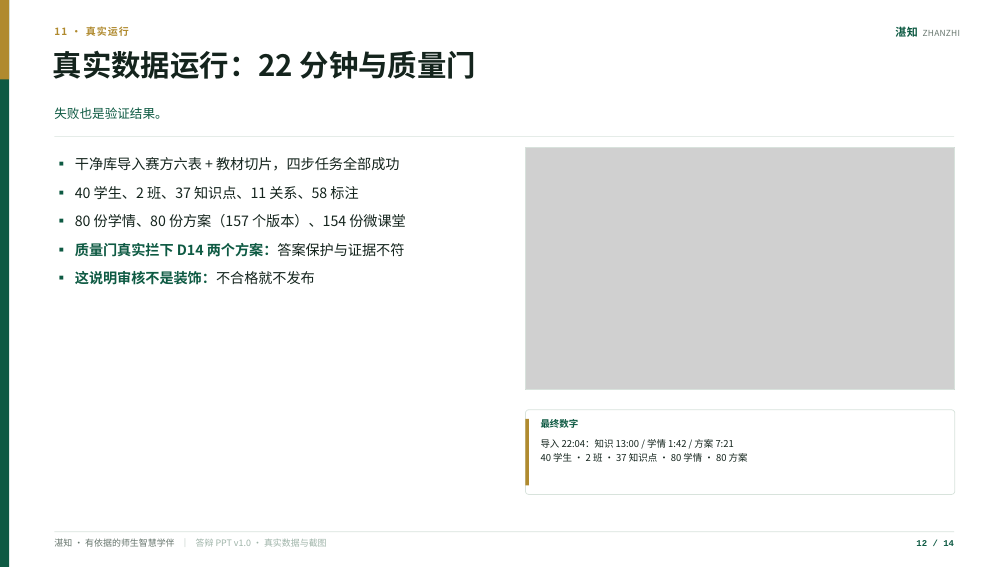
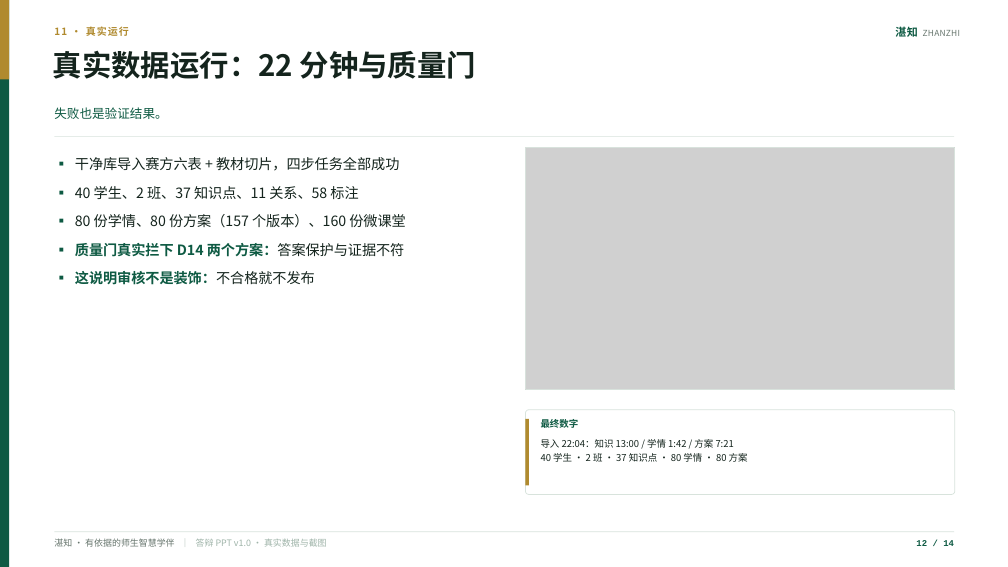
Before and after one commit to rwissez/smart-study-companion, a slide deck: slide 12 of docs/交付/湛知演示_v1.0.pptx. Drawn at 1008x567 pixels with LibreOffice and Linux fonts; fonts in the diff are those of the drawing; grey boxes stand for pictures. Boxes give left, top, right and bottom in pixels: in the first picture for what was removed or moved away, otherwise in the second. Text is boxed around its words. In the diff, an @@ line names an element or a change of style, - is before the commit and + after.

Commit message:
release: 最终包补证据闭包、verified 来源与 6 份模型微课堂

```diff
--- a/docs/交付/湛知演示_v1.0.pptx
+++ b/docs/交付/湛知演示_v1.0.pptx
@@ text at (75,214,405,228): text changed @@
-▪ 80 份学情、80 份方案（157 个版本）、154 份微课堂
+▪ 80 份学情、80 份方案（157 个版本）、160 份微课堂
```
Also in this commit, not shown: 4 other slides changed, 5 other files.
